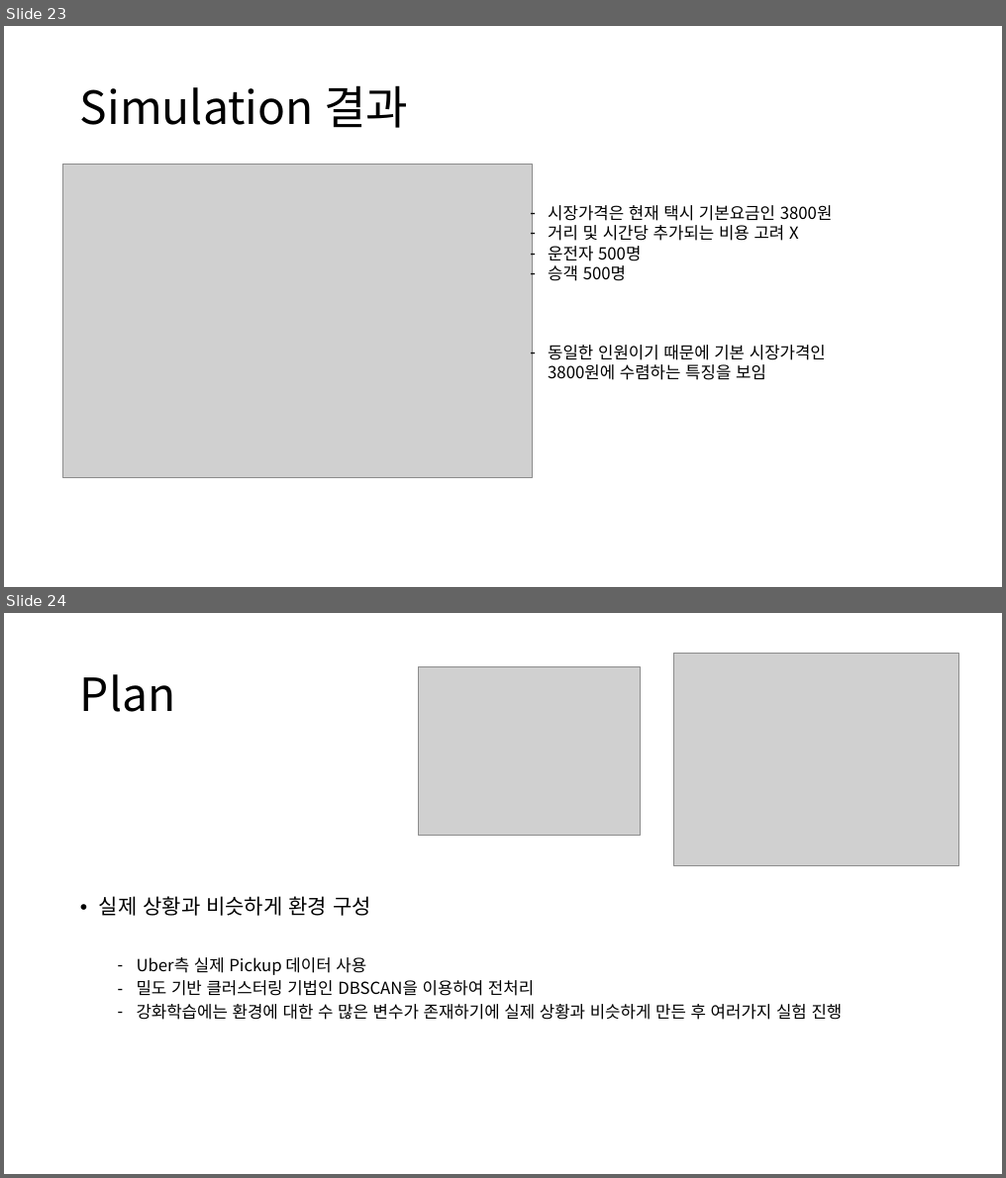
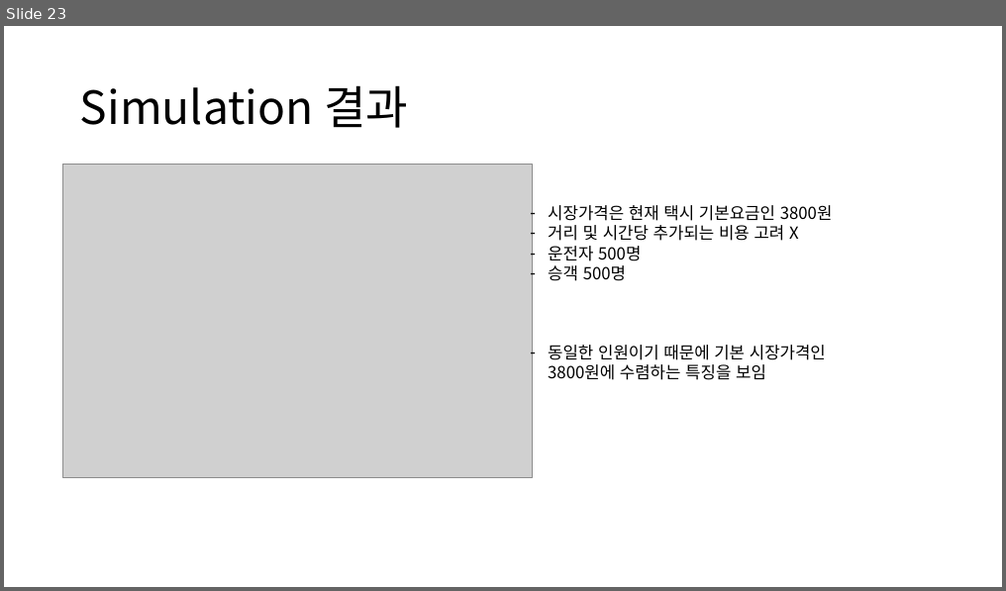
Before and after one commit to JunJun0411/ReinforcementLearning_DynamicPricing, a slide deck: DynamicPricing using ReinforcementLearning 발표.pptx. Shown one above the other, each under a label of ours: slides 23 and 24 before the commit, slide 23 after it. The pictures are 1006x1178 and 1006x591 pixels, drawn with LibreOffice and Linux fonts; fonts in the diff are those of the drawing; grey boxes stand for pictures. Boxes give left, top, right and bottom in pixels: in the first picture for what was removed or moved away, otherwise in the second. Text is boxed around its words. In the diff, an @@ line names an element or a change of style, - is before the commit and + after.

Commit message:
update PPT

```diff
--- a/DynamicPricing using ReinforcementLearning 발표.pptx
+++ b/DynamicPricing using ReinforcementLearning 발표.pptx
@@ slide 24 removed at <box>4,613,1002,1174</box>, background #FFFFFF @@
@@ picture removed at <box>419,666,641,836</box> @@
@@ picture removed at <box>674,653,958,866</box> @@
@@ title removed at <box>80,674,176,712</box> @@
-Plan
@@ text removed at <box>99,896,843,1020</box> @@
-• 실제 상황과 비슷하게 환경 구성
-  – Uber측 실제 Pickup 데이터 사용
-  – 밀도 기반 클러스터링 기법인 DBSCAN을 이용하여 전처리
-  – 강화학습에는 환경에 대한 수 많은 변수가 존재하기에 실제 상황과 비슷하게 만든 후 여러가지 실험 진행
```
